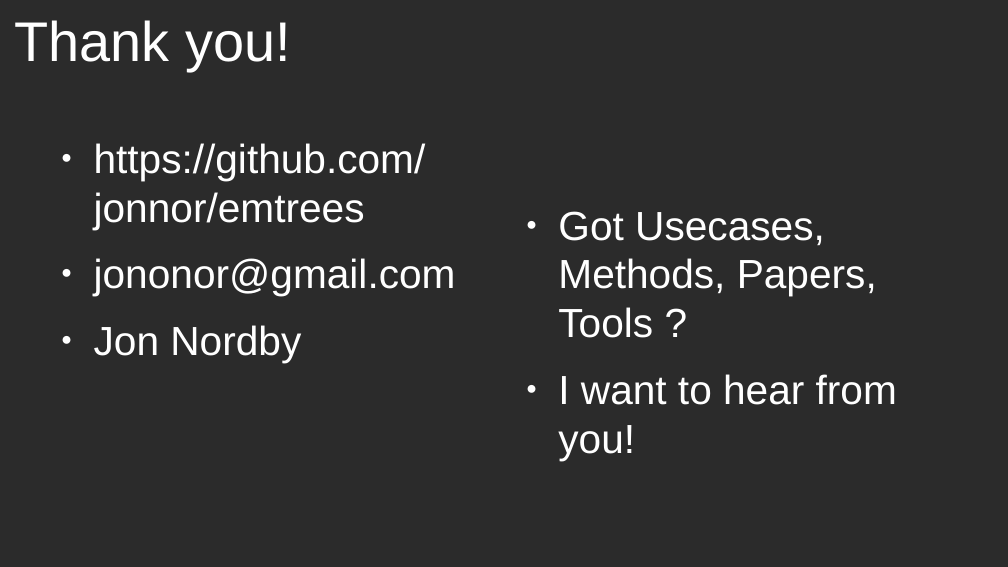
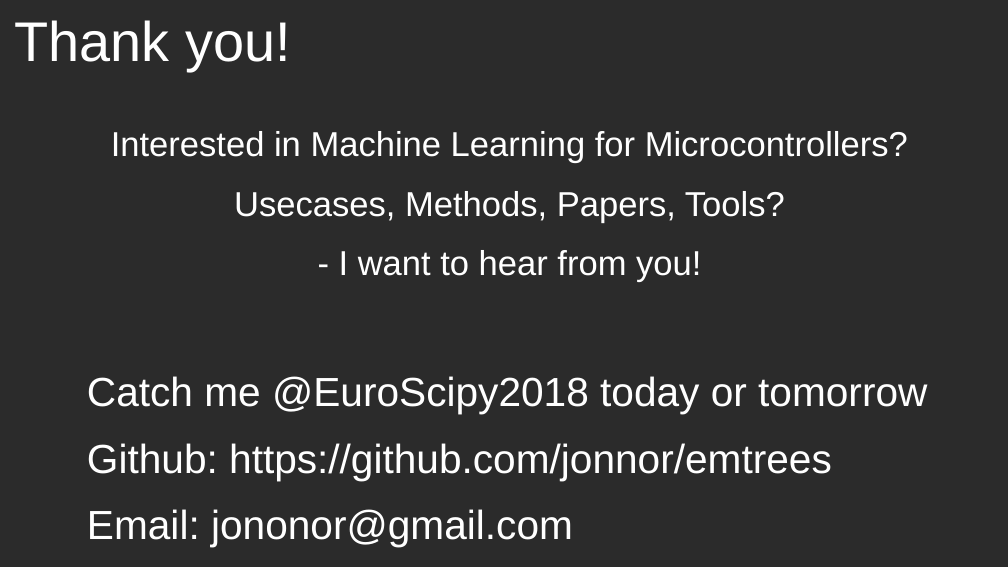
Before and after one commit to jonnor/embeddedml, a slide deck: slide 26 of doc/euroscipy2018/slides.odp (slide 24 before the commit). Drawn at 1008x567 pixels with LibreOffice and Linux fonts; fonts in the diff are those of the drawing; background and template pictures are left out; a plain dark background stands for a picture behind light text. Boxes give left, top, right and bottom in pixels: in the first picture for what was removed or moved away, otherwise in the second. Text is boxed around its words. In the diff, an @@ line names an element or a change of style, - is before the commit and + after.

```diff
--- a/doc/euroscipy2018/slides.odp
+++ b/doc/euroscipy2018/slides.odp
@@ text at bbox=[111, 131, 908, 282]: text changed; size 32 to 27.2 pt @@
-● Got Usecases, Methods, Papers, Tools ?
-● I want to hear from you!
+Interested in Machine Learning for Microcontrollers?
+Usecases, Methods, Papers, Tools?
+- I want to hear from you!
@@ text at bbox=[87, 376, 927, 547]: text changed @@
-● https://github.com/jonnor/emtrees
-● jononor@gmail.com
-● Jon Nordby
+Catch me @EuroScipy2018 today or tomorrow
+Github: https://github.com/jonnor/emtrees
+Email: jononor@gmail.com
```
Also in this commit, not shown: 15 other slides changed, 3 slides added, 1 slide removed, 13 other files.
